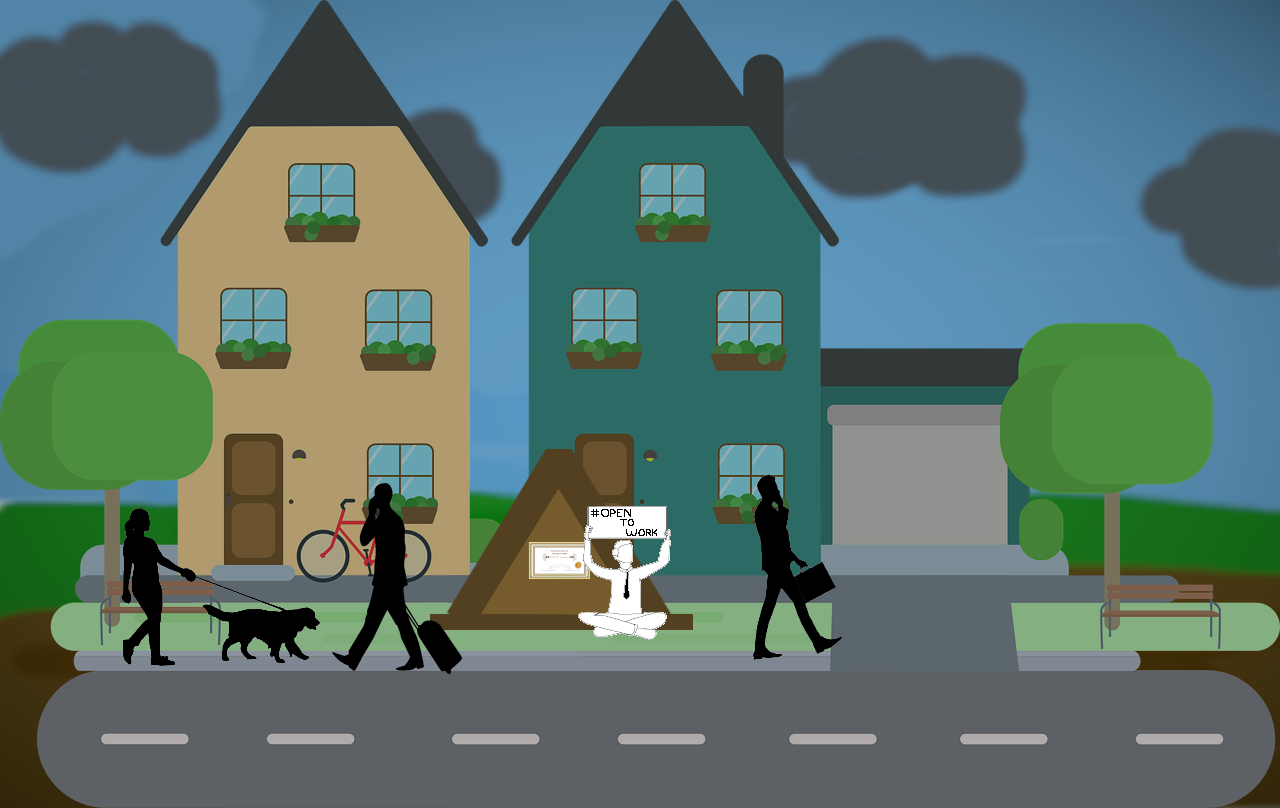
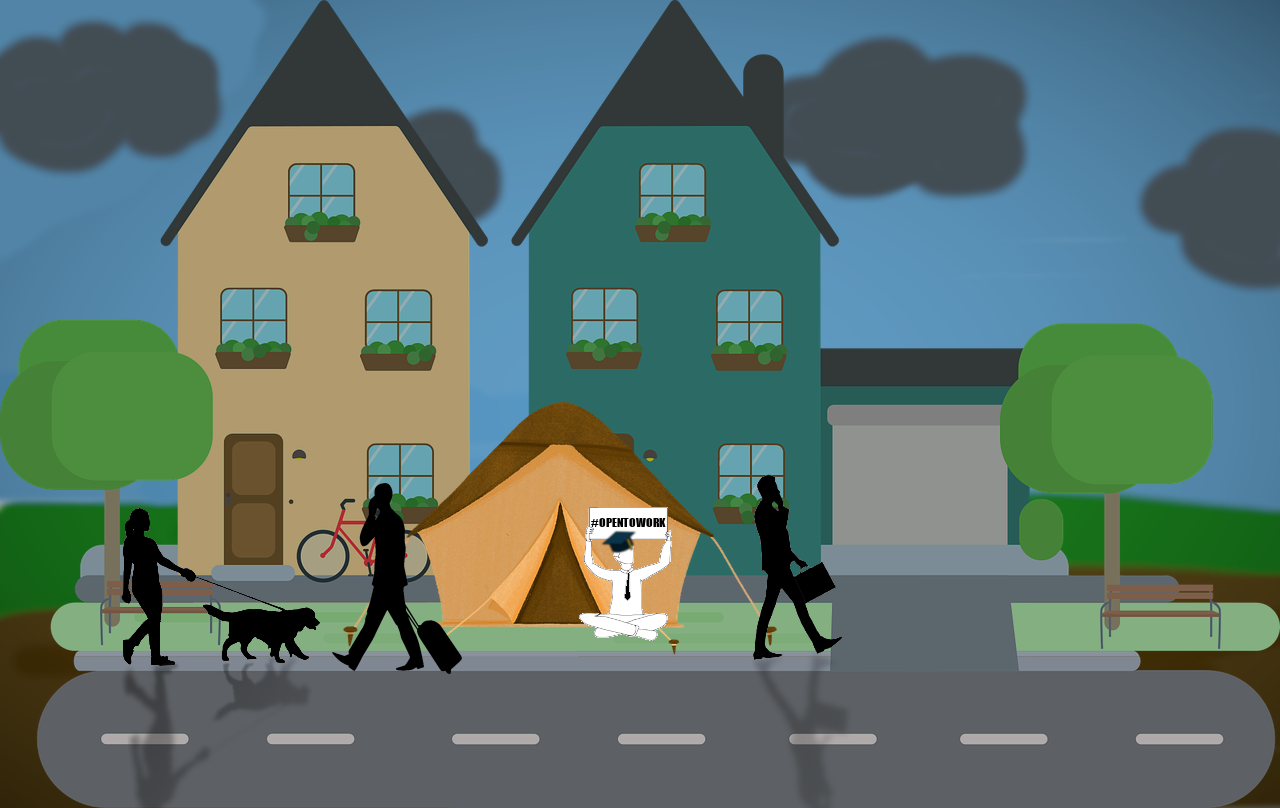
Two versions of the same layered image (1280 x 808). Layer-by-layer changes:
added layer "Woman Walking Shadow" above "Woman Walking" over [121, 656, 312, 808]
added layer "Man w/ Briefcase Walking Shadow" above "Man w/ Briefcase Walking" over [752, 652, 851, 808]
added layer "Graduation Cap" above "#OPENTOWORK Text" over [600, 529, 638, 555]
added layer "#OPENTOWORK Text" above "College Graduate" over [591, 518, 666, 527]
renamed "person holding sign.png" to "College Graduate", painted on it over [578, 506, 672, 641]
renamed "degree certificate.png" to "Camping Tent", painted on it over [343, 401, 777, 655]
removed layer "tent" over [430, 448, 693, 632]
